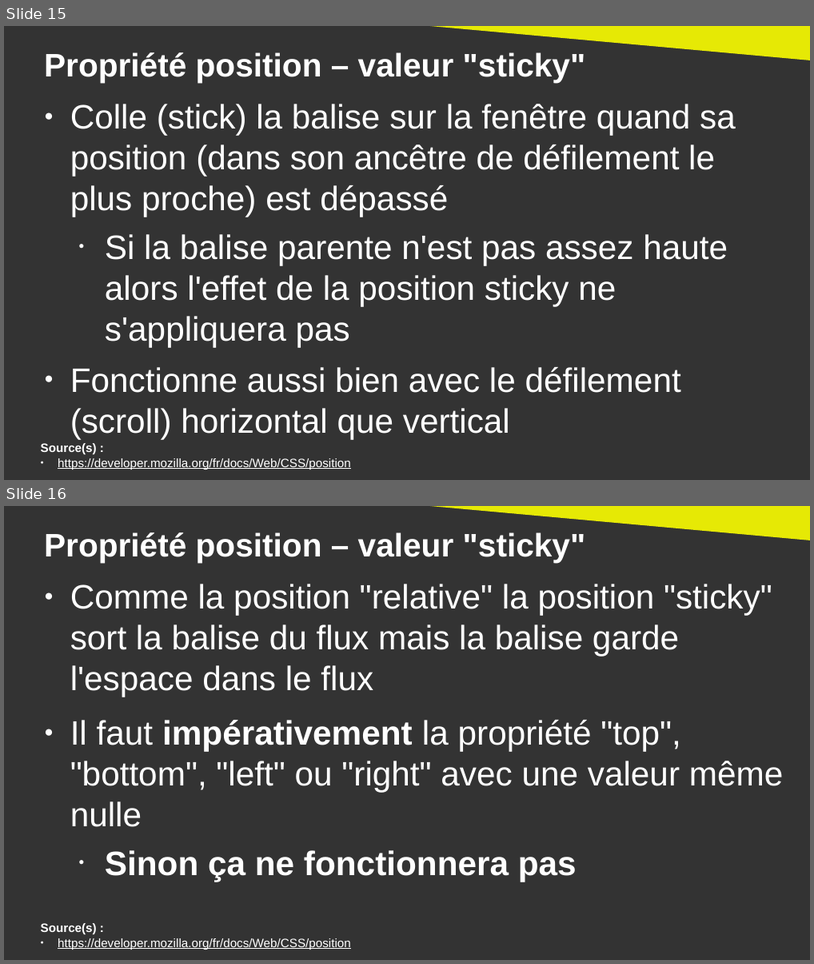
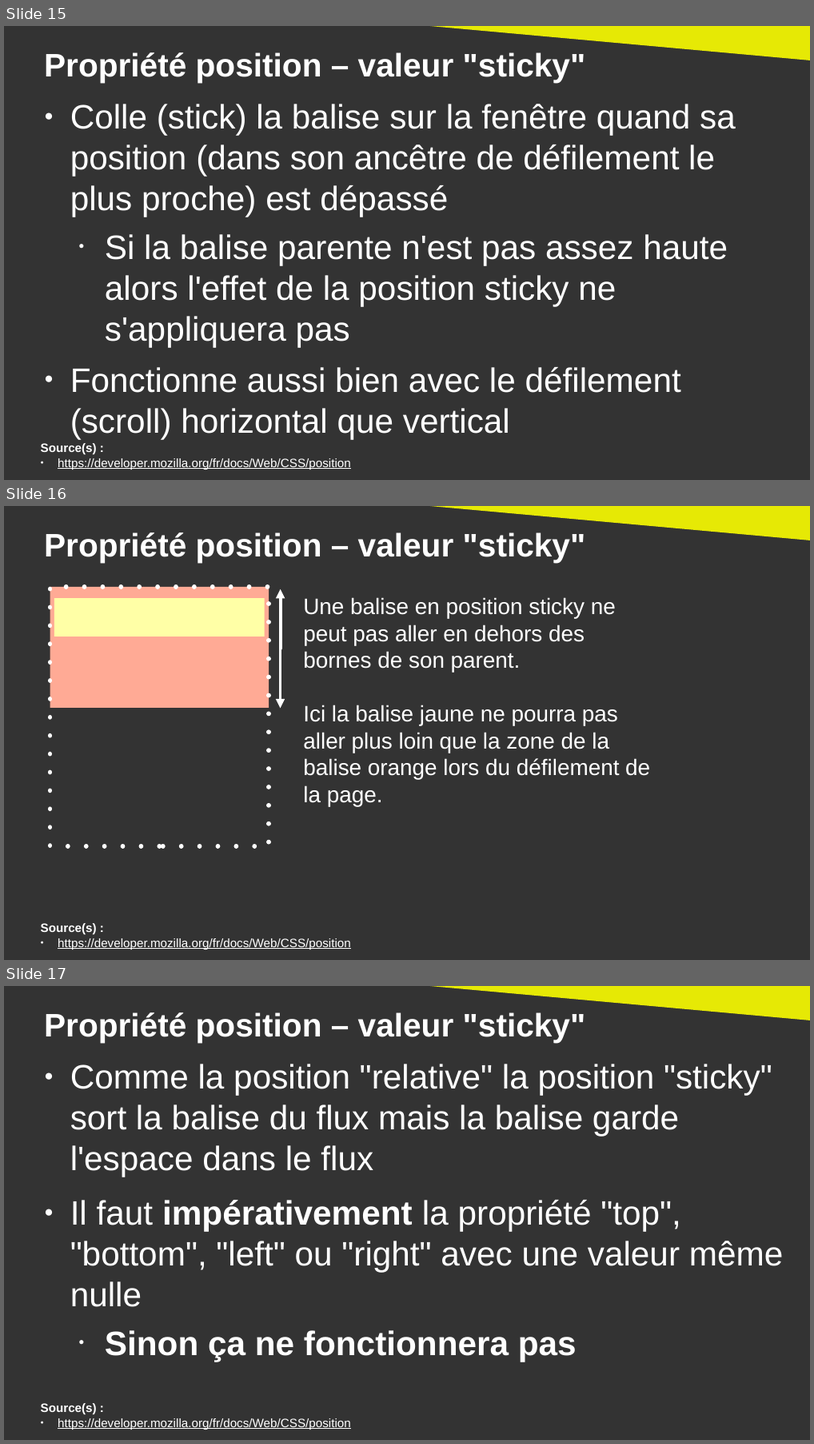
Before and after one commit to DanYellow/cours, a slide deck: integration-web-s2/travaux-pratiques/numero-1/presentation.odp. Shown one above the other, each under a label of ours: slides 15 and 16 before the commit, slides 15, 16 and 17 after it. The pictures are 814x964 and 814x1444 pixels, drawn with LibreOffice and Linux fonts; fonts in the diff are those of the drawing. Boxes give left, top, right and bottom in pixels: in the first picture for what was removed or moved away, otherwise in the second. Text is boxed around its words. In the diff, an @@ line names an element or a change of style, - is before the commit and + after.

Commit message:
R2.12 - Add extra infos to position sticky

```diff
--- a/integration-web-s2/travaux-pratiques/numero-1/presentation.odp
+++ b/integration-web-s2/travaux-pratiques/numero-1/presentation.odp
@@ slide 16 added at <box>4,506,810,960</box>, background #333333 @@
@@ right triangle added at <box>394,506,810,540</box>, fill #E6E905 @@
@@ title added at <box>44,532,586,562</box>, 32 pt, text #FFFFFF, bold @@
+Propriété position – valeur "sticky"
@@ rectangle added at <box>50,587,269,708</box>, fill #FFAA95 @@
@@ rectangle added at <box>50,587,269,845</box>, outline #FFFFFF 4.51 pt dashed @@
@@ rectangle added at <box>54,598,265,636</box>, fill #FFFFA6 @@
@@ elbow double arrow added from (281, 589) to (281, 708), #FFFFFF 3 pt @@
@@ title added at <box>303,597,650,803</box>, 22 pt, text #FFFFFF @@
+Une balise en position sticky ne peut pas aller en dehors des bornes de son parent.
+Ici la balise jaune ne pourra pas aller plus loin que la zone de la balise orange lors du défilement de la page.
@@ text added at <box>41,923,351,949</box>, 12 pt, text #FFFFFF, underline @@
+Source(s) :
+● https://developer.mozilla.org/fr/docs/Web/CSS/position
@@ what was slide 16 is now slide 17 @@
```
Also in this commit, not shown: 3 other files.
